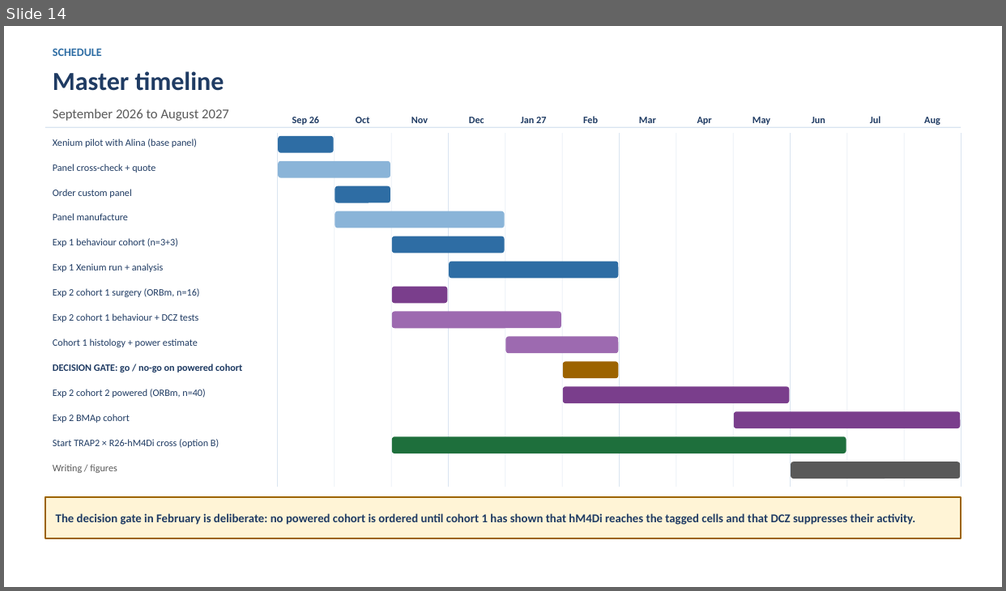
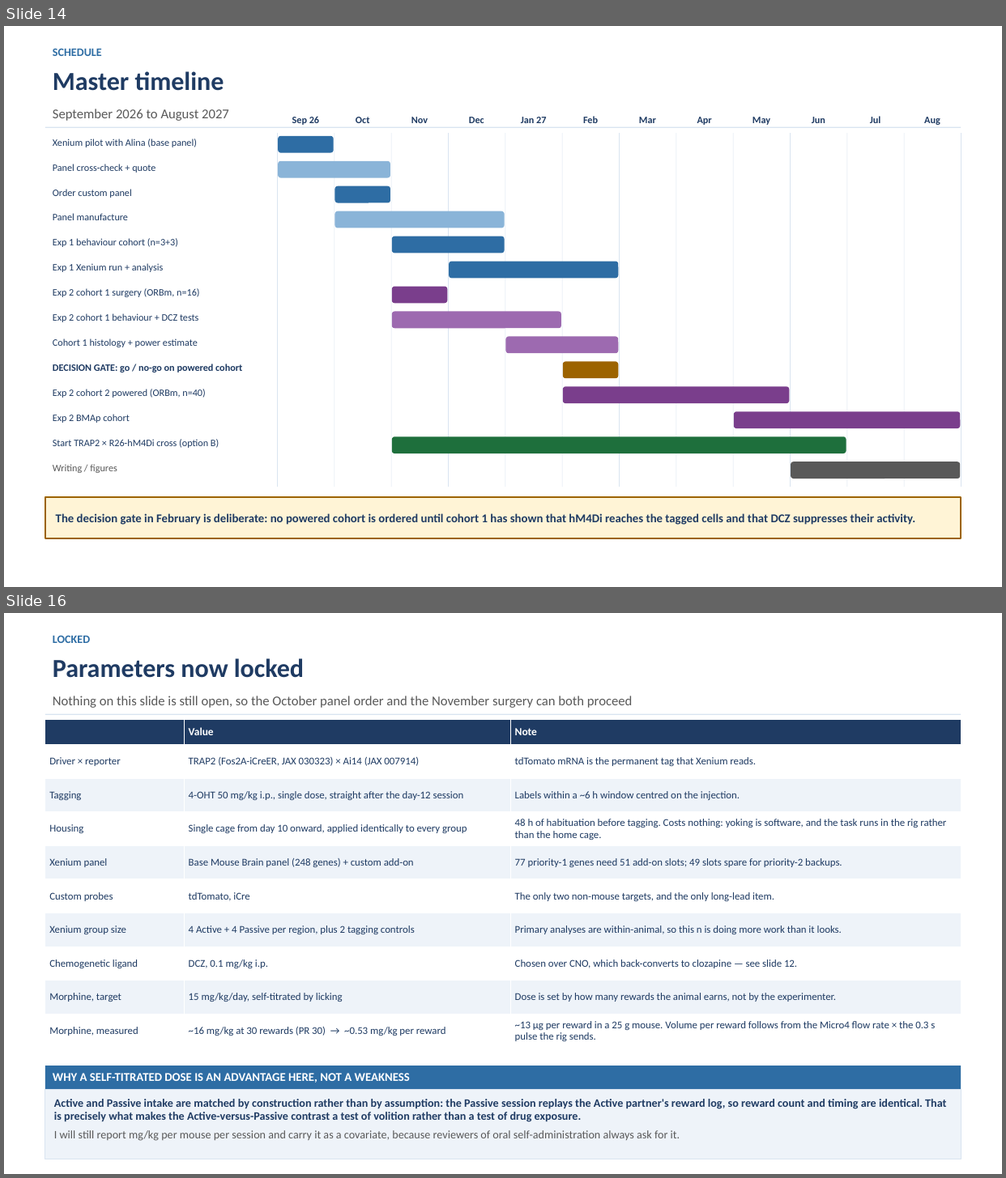
Before and after one commit to limserenahansol/Genelist_analysis_WMB, a slide deck: outputs/NextPhase_Plan_ORBm_BMAp_TRAP.pptx. Shown one above the other, each under a label of ours: slide 14 before the commit, slides 14 and 16 after it; the slides between them are not shown. The pictures are 1006x591 and 1006x1178 pixels, drawn with LibreOffice and Linux fonts; fonts in the diff are those of the drawing. Boxes give left, top, right and bottom in pixels: in the first picture for what was removed or moved away, otherwise in the second. Text is boxed around its words. In the diff, an @@ line names an element or a change of style, - is before the commit and + after.

```diff
--- a/outputs/NextPhase_Plan_ORBm_BMAp_TRAP.pptx
+++ b/outputs/NextPhase_Plan_ORBm_BMAp_TRAP.pptx
@@ slide 16 added at [4,613,1002,1174], background #FFFFFF @@
@@ text added at [53,635,90,643], 11 pt, text #2E6DA4, bold @@
+LOCKED
@@ text added at [53,658,304,678], 25 pt, text #1F3B63, bold @@
+Parameters now locked
@@ text added at [53,696,632,708], 13 pt, text #595959 @@
+Nothing on this slide is still open, so the October panel order and the November surgery can both proceed
@@ rectangle added at [45,714,961,715], fill #D9E4F0 @@
@@ table added at [45,719,961,1045], 10 rows, 3 columns @@
+ | Value | Note
+Driver × reporter | TRAP2 (Fos2A-iCreER, JAX 030323) × Ai14 (JAX 007914) | tdTomato mRNA is the permanent tag that Xenium reads.
+Tagging | 4-OHT 50 mg/kg i.p., single dose, straight after the day-12 session | Labels within a ~6 h window centred on the injection.
+Housing | Single cage from day 10 onward, applied identically to every group | 48 h of habituation before tagging. Costs nothing: yoking is software, and the task runs in the rig rather than the home cage.
+Xenium panel | Base Mouse Brain panel (248 genes) + custom add-on | 77 priority-1 genes need 51 add-on slots; 49 slots spare for priority-2 backups.
+Custom probes | tdTomato, iCre | The only two non-mouse targets, and the only long-lead item.
+Xenium group size | 4 Active + 4 Passive per region, plus 2 tagging controls | Primary analyses are within-animal, so this n is doing more work than it looks.
+Chemogenetic ligand | DCZ, 0.1 mg/kg i.p. | Chosen over CNO, which back-converts to clozapine — see slide 12.
+Morphine, target | 15 mg/kg/day, self-titrated by licking | Dose is set by how many rewards the animal earns, not by the experimenter.
+Morphine, measured | ~16 mg/kg at 30 rewards (PR 30) → ~0.53 mg/kg per reward | ~13 µg per reward in a 25 g mouse. Volume per reward follows from the Micro4 flow rate × the 0.3 s pulse the rig sends.
@@ rectangle added at [45,1066,961,1090], fill #2E6DA4, 11.5 pt, text #FFFFFF, bold @@
+WHY A SELF-TITRATED DOSE IS AN ADVANTAGE HERE, NOT A WEAKNESS
@@ rectangle added at [45,1090,961,1160], fill #EEF3F9, outline #D9E4F0 0.75 pt, 11 pt, text #1F3B63, bold @@
+Active and Passive intake are matched by construction rather than by assumption: the Passive session replays the Active partner's reward log, so reward count and timing are identical. That is precisely what makes the Active-versus-Passive contrast a test of volition rather than a test of drug exposure.
+I will still report mg/kg per mouse per session and carry it as a covariate, because reviewers of oral self-administration always ask for it.
```
Also in this commit, not shown: 8 slides changed, 8 other files.
